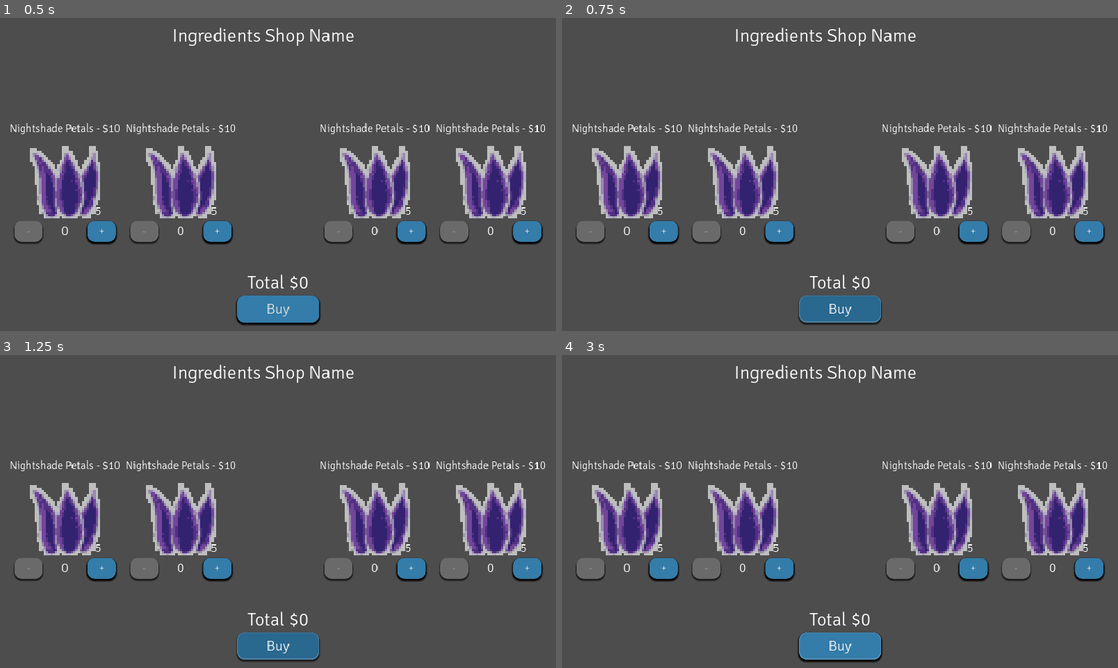
Above: before the commit, frames 1-4 (two rows, left to right).
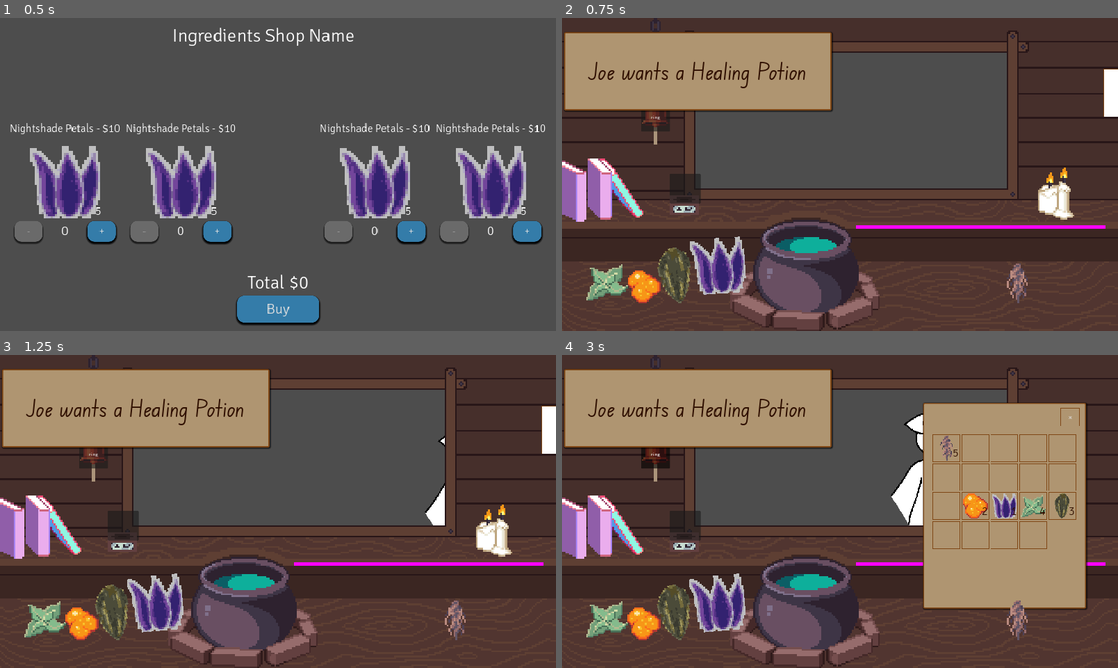
Above: after the commit, the same moments.

Repository: HuskyGameDev/2024s-team3
Game: Godot game, scene res://Scenes/Screens/NightShop/NightShop.tscn
The game is run twice, just before and just after one commit, with the same random seed, the same clock (stepped at 60 frames per second) and the same inputs. This scene is started directly instead of the project's main scene.
Inputs (mouse positions are in pixels of both pictures, inside the frame that each line leads up to):
- Up to frame 1 (0.5 s): no input
- Up to frame 2 (0.75 s): click "Buy" at 0.5 s
- Up to frame 3 (1.25 s): no input
- Up to frame 4 (3 s): click (684, 527) at 1.27 s; click (656, 455) at 2 s, where only the run after the commit has a clickable "ring"; click (1112, 430) at 2.77 s

Frame 1 is identical in both runs. In frame 2, 81% of the frame differs, in the area x 0-100%, y 0-100%; in frame 3, 82%; in frame 4, 87%.

Commit message:
update money and reputation when selling potions

Diff:
--- a/Scenes/Screens/Main.tscn
+++ b/Scenes/Screens/Main.tscn
@@ -183,3 +183,4 @@
 [connection signal="body_shape_entered" from="Pedestal/InvArea" to="Pedestal" method="_on_inv_area_body_shape_entered"]
 [connection signal="input_event" from="Pedestal/InvArea" to="Pedestal" method="_on_inv_area_input_event"]
 [connection signal="CorrectGoToCustSpawner" from="ringBell" to="CustomerSpawner" method="_on_ring_bell_correct_go_to_cust_spawner"]
+[connection signal="CorrectGoToCustSpawner" from="ringBell" to="Pedestal" method="_on_customer_take_potion"]
--- a/Scenes/Screens/NightShop/NightShop.tscn
+++ b/Scenes/Screens/NightShop/NightShop.tscn
@@ -62,3 +62,5 @@
 grow_vertical = 2
 theme_override_constants/separation = 50
 alignment = 1
+
+[connection signal="pressed" from="TotalInfoVBox/BuyButton" to="." method="_on_buy_button_pressed"]
--- a/Scenes/Screens/ringBell.gd
+++ b/Scenes/Screens/ringBell.gd
@@ -2,19 +2,28 @@
 
 signal potionData
 signal CorrectGoToCustSpawner
-var custOrder
-var potionOnPedestal
+var custOrder:String
+var orderPrice:int
+var orderRep:int
+var potionOnPedestal:String
 
 
 func _on_pedestal_send_to_bell(item):
 	potionOnPedestal = item.name
 
 
-func _on_customer_spawner_order_to_bell(data:String):
-	custOrder = data
+func _on_customer_spawner_order_to_bell(data):
+	custOrder = data.order.name
+	orderPrice = data.orderPrice
+	orderRep = data.reputationChange
 
 func _pressed():
-	if (custOrder == potionOnPedestal):
+	if !potionOnPedestal: return
+	if custOrder == potionOnPedestal:
 		print("correct order!")
 		CorrectGoToCustSpawner.emit() # send another one, get ride of this guy
-		potionOnPedestal = null
+		potionOnPedestal = ""
+		PlayerData.save.money += orderPrice
+		PlayerData.save.reputation += orderRep
+	else:
+		PlayerData.save.reputation -= orderRep
--- a/Scripts/Types/save_game_type.gd
+++ b/Scripts/Types/save_game_type.gd
@@ -3,3 +3,5 @@
 
 var madePotions:Array[String] = []
 var currentLocation:Location = ResourceLoader.load("res://Assets/Resources/Locations/grassy_clearing.tres")
+var money:int = 0
+var reputation:int = 0
--- a/Scripts/nightMenu.gd
+++ b/Scripts/nightMenu.gd
@@ -8,7 +8,7 @@
 	var foragedItems = PlayerData.save.currentLocation.forage_items(3)
 	for i in foragedItems:
 		PlayerData.add_item_to_inventory(i, 1);
-	PlayerData._on_end_of_day()
+	PlayerData.save_game()
 	get_tree().change_scene_to_file("res://Scenes/Screens/Main.tscn")
 
 
--- a/Scripts/nightShop.gd
+++ b/Scripts/nightShop.gd
@@ -15,6 +15,7 @@
 		var newOffering = offeringScene.instantiate()
 		newOffering.call("setData", i)
 		hbox.add_child(newOffering)
+		newOffering.add_to_group("ingredientsForSale")
 		newOffering.totalChanged.connect(_updateTotal)
 	hbox.move_child(hbox.add_spacer(true), floor(NUMBER_OF_ITEMS/2))
 
@@ -22,3 +23,12 @@
 func _updateTotal(changeAmount:int):
 	totalCost += changeAmount
 	totalCostLabel.text = "Total $" + str(totalCost)
+
+
+func _on_buy_button_pressed():
+	if PlayerData.save.money >= totalCost:
+		get_tree().call_group("ingredientsForSale", "handlePurchase")
+		PlayerData.save.money -= totalCost
+		get_tree().change_scene_to_file("res://Scenes/Screens/Main.tscn")
+	else:
+		print("Not enough money")
--- a/Scripts/nightShopIngredient.gd
+++ b/Scripts/nightShopIngredient.gd
@@ -23,11 +23,15 @@
 	self.quantityBuying = 0
 	_updateLabels()
 
+func handlePurchase():
+	PlayerData.add_item_to_inventory(item, quantityBuying);
+	PlayerData.save_game()
+
+
 func _updateLabels():
 	$"NameLabel".text = item.name + " - $" + str(cost)
 	$"ItemTexture/AmountForSaleLabel".text = str(quantityAvailable)
 	$"ItemTexture".texture = item.image
-
 
 func _on_decrease_button_pressed():
 	quantityBuying -= 1
--- a/Scripts/pedestal.gd
+++ b/Scripts/pedestal.gd
@@ -42,3 +42,8 @@
 		item = null
 		dragging = null
 		curIcon.texture = null
+
+
+func _on_customer_take_potion():
+	curIcon.texture = null
+	item == null
--- a/Scripts/spawnCustomers.gd
+++ b/Scripts/spawnCustomers.gd
@@ -15,7 +15,6 @@
 var customerNames:Array[String] = []
 var customerSprites:Array[Texture2D] = []
 var currentCustomer
-var order
 
 var outWalkSpeed # start walking out from a standstill but not with constant acceleration, change speed when walking out
 const customerStartLocation = (Vector2(1200,200))
@@ -77,8 +76,7 @@
 	add_child(currentTxtBox) # show
 
 	# send data to Bell
-	order = currentCustomer.data.order.name
-	orderToBell.emit(order)
+	orderToBell.emit(currentCustomer.data)
 
 	outWalkSpeed = currentCustomer.data.walkSpeed / 80
 	print("outwalkspeed is: ", outWalkSpeed)
@@ -109,7 +107,7 @@
 
 
 func _on_ring_bell_correct_go_to_cust_spawner(): # code gets here when there is a correct order
-	print(currentCustomer.data.customerName, " recieved a ",  order)
+	print(currentCustomer.data.customerName, " recieved a ",  currentCustomer.data.order.name)
 	walkOut = true
 	o = 0 # need a reset
 
